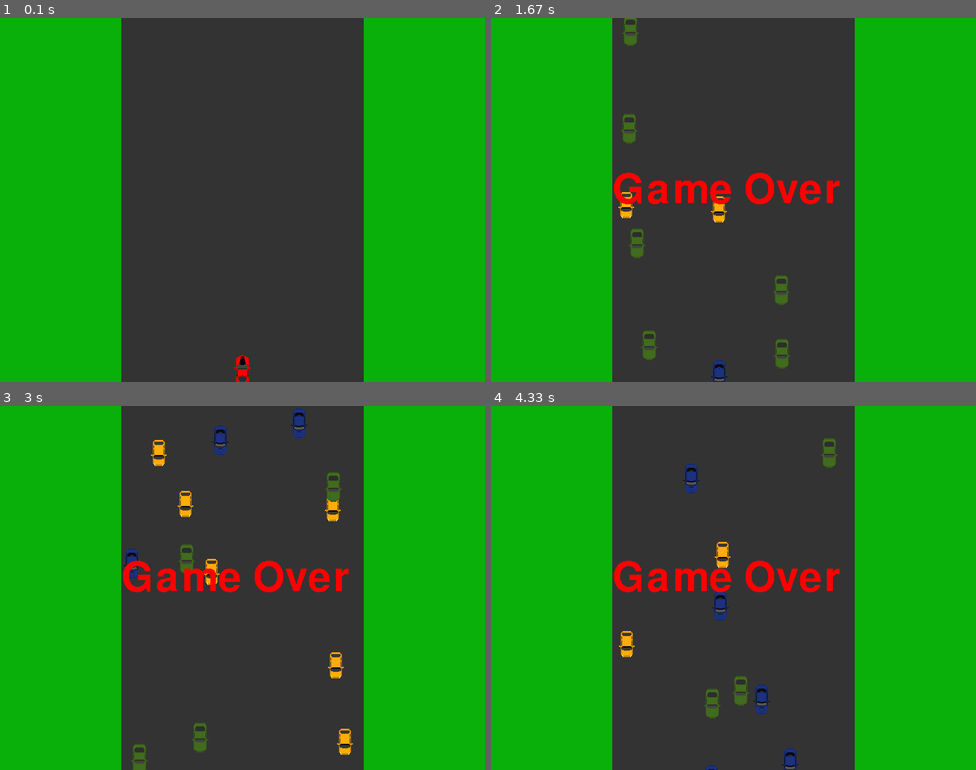
Above: before the commit, frames 1-4 (two rows, left to right).
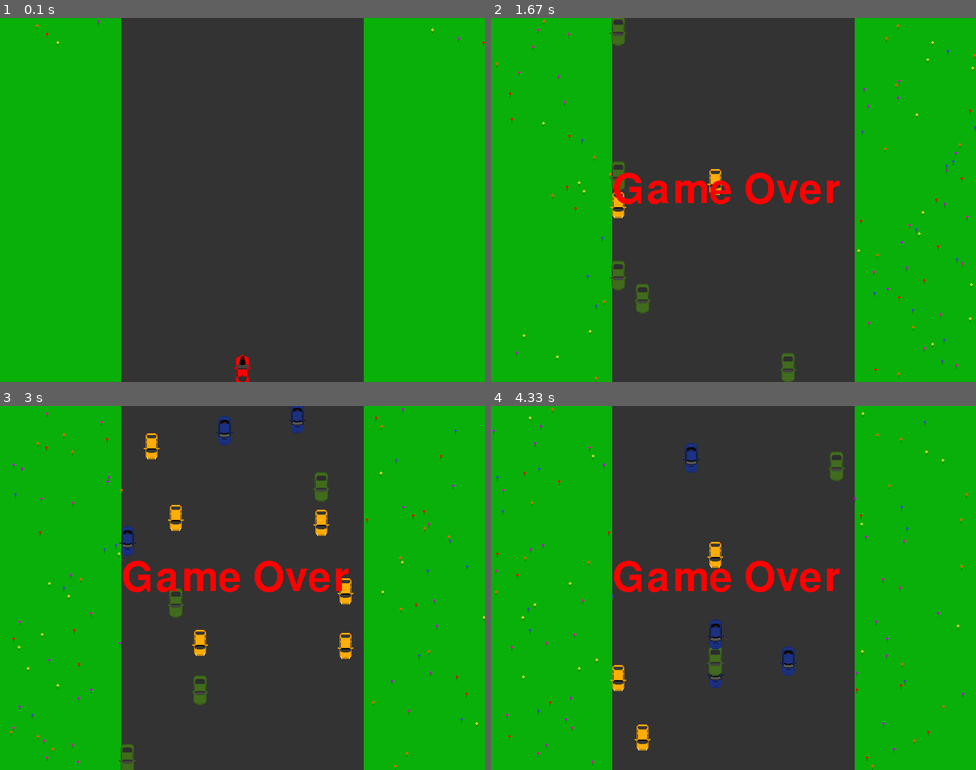
Above: after the commit, the same moments.

Repository: MangostDev/pygameProject
Game: pygame game, started from main.py
The game is run twice, just before and just after one commit, with the same random seed, the same clock (stepped at 60 frames per second) and the same inputs.
Inputs:
- Up to frame 1 (0.1 s): no input
- Up to frame 2 (1.67 s): hold Right 0.33-0.8 s; hold Up 0.83-1.13 s; hold Right 1.17-1.63 s
- Up to frame 3 (3 s): hold Left 1.67-2.2 s; hold Down 2.23-2.53 s
- Up to frame 4 (4.33 s): no input

The runs differ from the first frame. In frame 1, less than 0.1% of the frame differs, in the area x 7-100%, y 0-8%; in frame 2, 2.5%; in frame 3, 3.8%, in the area x 2-100%, y 0-100%; in frame 4, 3.1%.

Commit message:
finished

Diff:
--- a/main.py
+++ b/main.py
@@ -15,7 +15,7 @@
 
     def collide(self):
         hit = pygame.sprite.spritecollide(self,enemies, False)
-        if hit:
+        if hit or self.rect.centerx < 200 or self.rect.centerx > 600:
             self.kill()
 
 
@@ -26,20 +26,27 @@
         self.files = ["enemy_car1.png","enemy_car2.png","enemy_car3.png"]
         self.images = [pygame.image.load(filename).convert_alpha() for filename in self.files]
         self.image = self.images[self.index]
+        self.speed = random.randint(5,10)
         self.rect = self.image.get_rect(center = (x,y))
 
     def move(self):
-        self.rect.centery += 7
-        if self.rect.centery >= 800:
+        self.rect.centery += self.speed
+        if self.rect.centery >= 600:
             self.kill()
 
 class Background(pygame.sprite.Sprite):
     def __init__(self, x, y):
         super(Background, self).__init__()
-        self.files = ["enemy_car1.png","enemy_car2.png","enemy_car3.png"]
+        self.index = random.randint(0,5)
+        self.files = ["blue_flower.png","orange_flower.png","pink_flower.png","purple_flower.png","red_flower.png","yellow_flower.png"]
         self.images = [pygame.image.load(filename).convert_alpha() for filename in self.files]
         self.image = self.images[self.index]
         self.rect = self.image.get_rect(center = (x,y))
+
+    def move(self):
+        self.rect.centery += 7
+        if self.rect.centery >= 600:
+            self.kill()
 
 # Initialize Pygame and give access to all the methods in the package
 pygame.init()
@@ -48,7 +55,6 @@
 screen_width = 800
 screen_height = 600
 screen = pygame.display.set_mode((screen_width, screen_height))
-pygame.display.set_caption("Pygame Tutorial")
 
 # Define colors
 WHITE = (255, 255, 255)
@@ -66,19 +72,26 @@
 player = Player()
 
 enemies = pygame.sprite.Group()
-enemies.add(Car(random.choice([210,230,250,270,290,310,330,350,370,390,410,430,450,470,490,510,530,550,570,590]),0))
+enemies.add(Car(random.choice([210,250,290,330,370,410,450,490,530,570]),0))
+
+flowers = pygame.sprite.Group()
+flowers.add(Background(random.choice([random.randint(0,200),random.randint(600,800)]),0))
 
 objects = pygame.sprite.Group()
 objects.add(player)
 
 font = pygame.font.Font(None,100)
 text_surface = font.render("Game Over", False,"Red")
+text_surface_two = font.render("You Win!", False,"Green")
 
 
 # Main game loop
+count = 0
 running = True
 while running:
+    count += 1
     # Event handling
+
     for event in pygame.event.get(): # pygame.event.get()
         if event.type == pygame.QUIT:
             running = False
@@ -90,13 +103,20 @@
     screen.blit(grass,(0,0))
     screen.blit(grass,(600,0))
 
-    if random.randint(1,10) == 1:
-        enemies.add(Car(random.randint(210,590),0))
+    if random.randint(1,10) == 1 and count < 1000:
+        enemies.add(Car(random.choice([210,250,290,330,370,410,450,490,530,570]),0))
         objects.add(enemies)
+
+    if random.randint(1,5):
+        flowers.add(Background(random.choice([random.randint(0,200),random.randint(600,800)]),0))
+    objects.add(flowers)
 
 
     for car in enemies:
         car.move()
+
+    for flower in flowers:
+        flower.move()
 
     player.collide()
 
@@ -104,6 +124,19 @@
 
     if pygame.sprite.Sprite.alive(player) == False:
         screen.blit(text_surface,(200,250))
+
+    if len(enemies.sprites()) == 0:
+        screen.blit(text_surface_two,(300,250))
+
+    keys = pygame.key.get_pressed()
+    if keys[pygame.K_LEFT]:
+        player.rect.centerx -= 5
+    if keys[pygame.K_RIGHT]:
+        player.rect.centerx += 5
+    if keys[pygame.K_UP] and player.rect.centery > 10:
+        player.rect.centery -= 5
+    if keys[pygame.K_DOWN] and player.rect.centery < 590:
+        player.rect.centery += 5
 
 
     # Update the display
Binary file added: blue_flower.png
Binary file added: orange_flower.png
Binary file added: pink_flower.png
Binary file added: purple_flower.png
Binary file added: red_flower.png
Binary file added: yellow_flower.png
